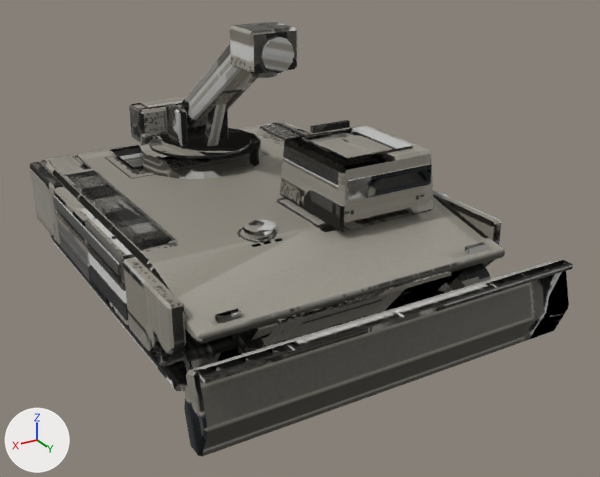
Two versions of the FBX model assets/models/ord_mason/export/ord_mason.fbx, one commit apart.
One viewpoint serves both versions: a 50 mm lens placed at (6.78, 13.39, 7.18), pointed at (-0.55, 1.18, 1.07). Lighting does not change. The marker at lower left points along +X, +Y and +Z. The first picture is the older version. Where no turn or scale is listed for an object, it has been applied to the vertices.

Objects in the first picture: 'base_bar', 'nano_bar'.
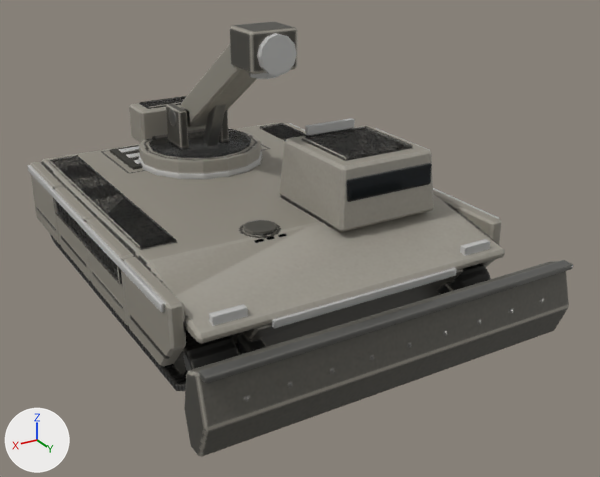
What differs and where, as boxes (x1, y1, x2, y2) in the pictures (600 x 477 px):
'base_bar', reshaped
    before: (30, 120, 573, 457)
    after: (30, 123, 573, 457)
'nano_bar', reshaped
    before: (129, 22, 297, 179)
    after: (129, 22, 297, 174)
'base_glow_running_bar', added
    after: (27, 123, 499, 328)
'nano_glow_power_bar', added
    after: (139, 33, 297, 180)
'base_glow_head_bar', added
    after: (209, 118, 490, 326)
part 1 of me_base_002, deleted
    before: (215, 120, 486, 325)
part 2 of me_base_002, surface changed
    both: (30, 123, 573, 457)
part 3 of me_nano_002, deleted
    before: (259, 36, 294, 73)
part 4 of me_nano_002, deleted
    before: (251, 72, 277, 78)
part 5 of me_nano_002, surface changed
    both: (129, 22, 297, 174)

Edits to the bpy script that builds the scene:
```text
Change me_nano_002:
    used by ob_nano_bar; location = (0.0, -1.9, 1.85)
    remove me_nano_002.from_pydata(...)  # 288 vertices, 242 faces; spans x -1.25..1.25, y -1.52..3.31, z 0.0..3.1
    add me_nano_002.from_pydata(...)  # 244 vertices, 216 faces; spans x -1.25..1.25, y -1.52..3.2, z 0.0..3.1
    me_nano_002 part 3: the loose piece of 24 vertices spanning x -0.3..0.3, y 3.19..3.31, z 2.4..3.0 is deleted
    me_nano_002 part 4: the loose piece of 20 vertices spanning x -0.22..0.22, y 2.59..3.01, z 2.28..2.38 is deleted
    me_nano_002 part 5: 215 kept faces spanning x -1.25..1.25, y -1.52..3.2, z 0.0..3.1 get new texture (UV) coordinates
Change me_base_002:
    used by ob_base_bar; location = (0.0, 0.0, 0.0)
    remove me_base_002.from_pydata(...)  # 1342 vertices, 1106 faces; spans x -3.3..3.3, y -3.95..5.24, z 0.0..3.12
    add me_base_002.from_pydata(...)  # 1286 vertices, 1064 faces; spans x -3.3..3.3, y -3.95..5.24, z 0.0..3.01
    me_base_002 part 1: 7 loose pieces with 56 vertices, spanning x -2.6..2.6, y -3.94..4.19, z 0.85..3.12, are deleted
    me_base_002 part 2: 1050 kept faces spanning x -3.3..3.3, y -3.95..5.24, z 0.0..3.01 get new texture (UV) coordinates
Add me_nano_004:
    me_nano_004.from_pydata(...)  # a 16-sided cylinder along z spanning x -1.28..1.28, y -1.28..1.28, z 0.0..0.1; a 12-sided cylinder along y spanning x -0.34..0.34, y 3.18..3.32, z 2.36..3.04; a 10-sided cylinder along z spanning x -0.26..0.26, y 2.55..3.05, z 2.27..2.39
    me_nano_004.materials.append(mat_ord_mason_bar)
Add me_base_006:
    me_base_006.from_pydata(...)  # a box spanning x -1.8..-0.8, y 0.95..1.05, z 2.98..3.14; a box spanning x -2.58..-2.03, y 3.9..4.02, z 1.42..1.62; a box spanning x 2.03..2.58, y 3.9..4.02, z 1.42..1.62
    me_base_006.materials.append(mat_ord_mason_bar)
Add me_base_005:
    me_base_005.from_pydata(...)  # 80 vertices, 60 faces; spans x -3.16..3.16, y -3.95..4.2, z 0.85..2.9
    me_base_005.materials.append(mat_ord_mason_bar)
Add ob_nano_glow_power_bar:
    ob_nano_glow_power_bar = bpy.data.objects.new('nano_glow_power_bar', me_nano_004)
    ob_nano_glow_power_bar.location = (0.0, -1.9, 1.85)
Add ob_base_glow_head_bar:
    ob_base_glow_head_bar = bpy.data.objects.new('base_glow_head_bar', me_base_006)
    ob_base_glow_head_bar.location = (0.0, 0.0, 0.0)
Add ob_base_glow_running_bar:
    ob_base_glow_running_bar = bpy.data.objects.new('base_glow_running_bar', me_base_005)
    ob_base_glow_running_bar.location = (0.0, 0.0, 0.0)
```
